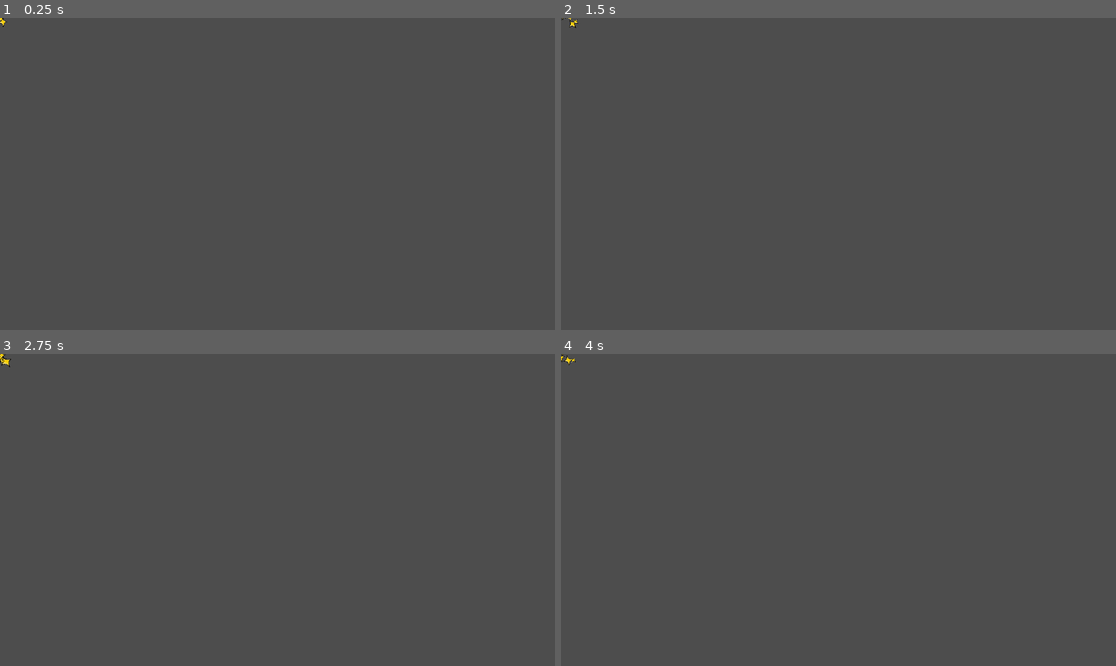
Above: before the commit, frames 1-4 (two rows, left to right).
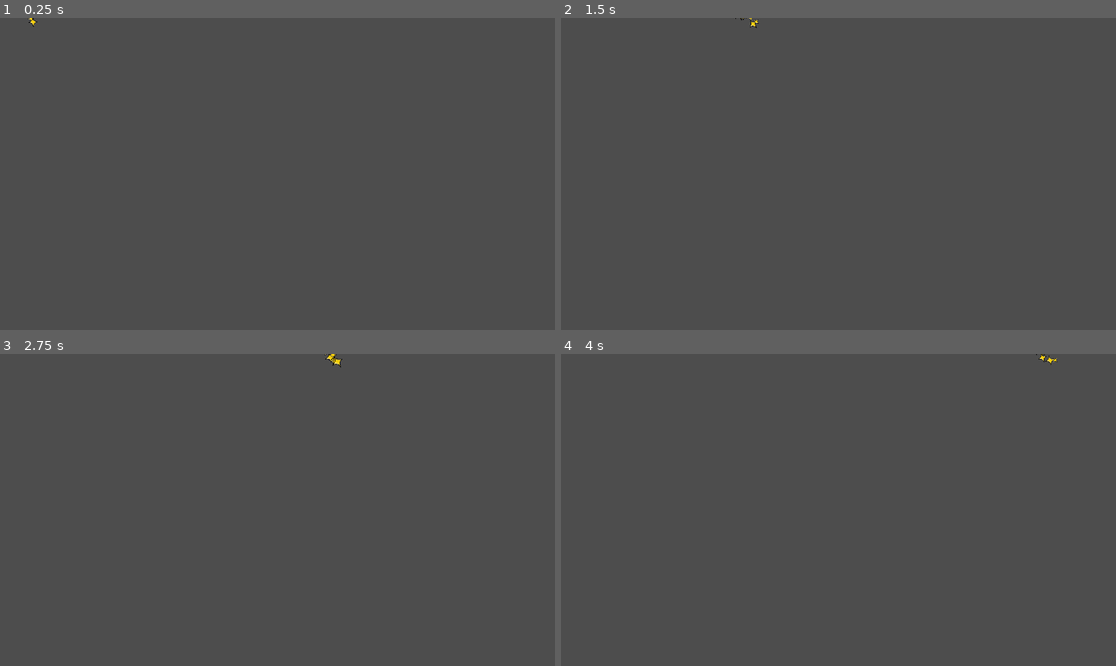
Above: after the commit, the same moments.

Repository: SeriousGuy888/MetronomeTowerDefenceGame
Game: Godot game, scene res://scenes/projectiles/homing_ring.tscn
Same seed, same stepped clock (60 frames per second), same inputs: the game is played once before the commit and once after it. This scene is started directly instead of the project's main scene.
Inputs:
- Up to frame 1 (0.25 s): no input
- Up to frame 2 (1.5 s): no input
- Up to frame 3 (2.75 s): tap Enter at 2 s
- Up to frame 4 (4 s): no input

The runs differ from the first frame. In frame 1, less than 0.1% of the frame differs, in the area x 0-7%, y 0-3%; in frame 2, less than 0.1%; in frame 3, 0.1%, in the area x 0-62%, y 0-5%; in frame 4, less than 0.1%.

Commit message:
homing ring projectiles prioritise enemies in own lane

Diff:
--- a/scenes/projectiles/homing_ring.gd
+++ b/scenes/projectiles/homing_ring.gd
@@ -1,12 +1,17 @@
 class_name HomingRing extends Projectile
 
 @export var targeted_enemy: Enemy = null
+
+var lane: Enums.Lane
 
 var direction: Vector2:
 	get: return direction
 	set(value): direction = value.normalized()
 
 var tick = 0
+
+func _ready() -> void:
+	direction = Vector2.from_angle(deg_to_rad(lane))
 
 func _process(delta) -> void:
 	super(delta)
@@ -15,7 +20,11 @@
 	elif tick % 20 == 0:
 		var enemies = PlaythroughManager.get_tree().get_nodes_in_group("enemies")
 		if !enemies.is_empty():
-			targeted_enemy = enemies.pick_random()
+			var enemies_in_own_lane = enemies.filter(func(enemy: Enemy): return enemy.lane == lane)
+			if !enemies_in_own_lane.is_empty():
+				targeted_enemy = enemies_in_own_lane.pick_random()
+			else:
+				targeted_enemy = enemies.pick_random()
 
 	position += direction * 250 * delta
 	tick += 1
--- a/scenes/turrets/types/triangle_turret.gd
+++ b/scenes/turrets/types/triangle_turret.gd
@@ -3,7 +3,7 @@
 
 func _setup_projectile_instance(lane: Enums.Lane) -> HomingRing:
 	var projectile: HomingRing = projectile_scene.instantiate()
-	projectile.direction = Vector2.from_angle(deg_to_rad(lane))
+	projectile.lane = lane
 	projectile.damage = 0.25
 
 	return projectile
